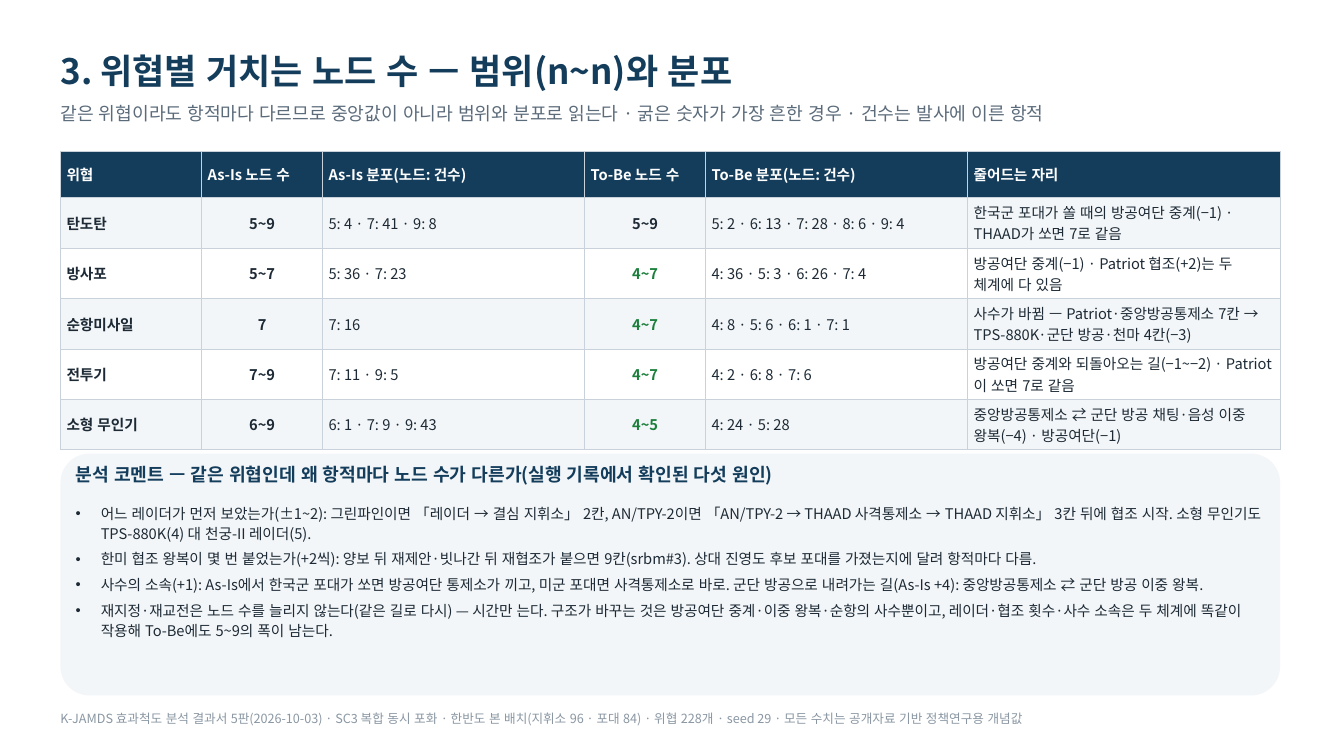
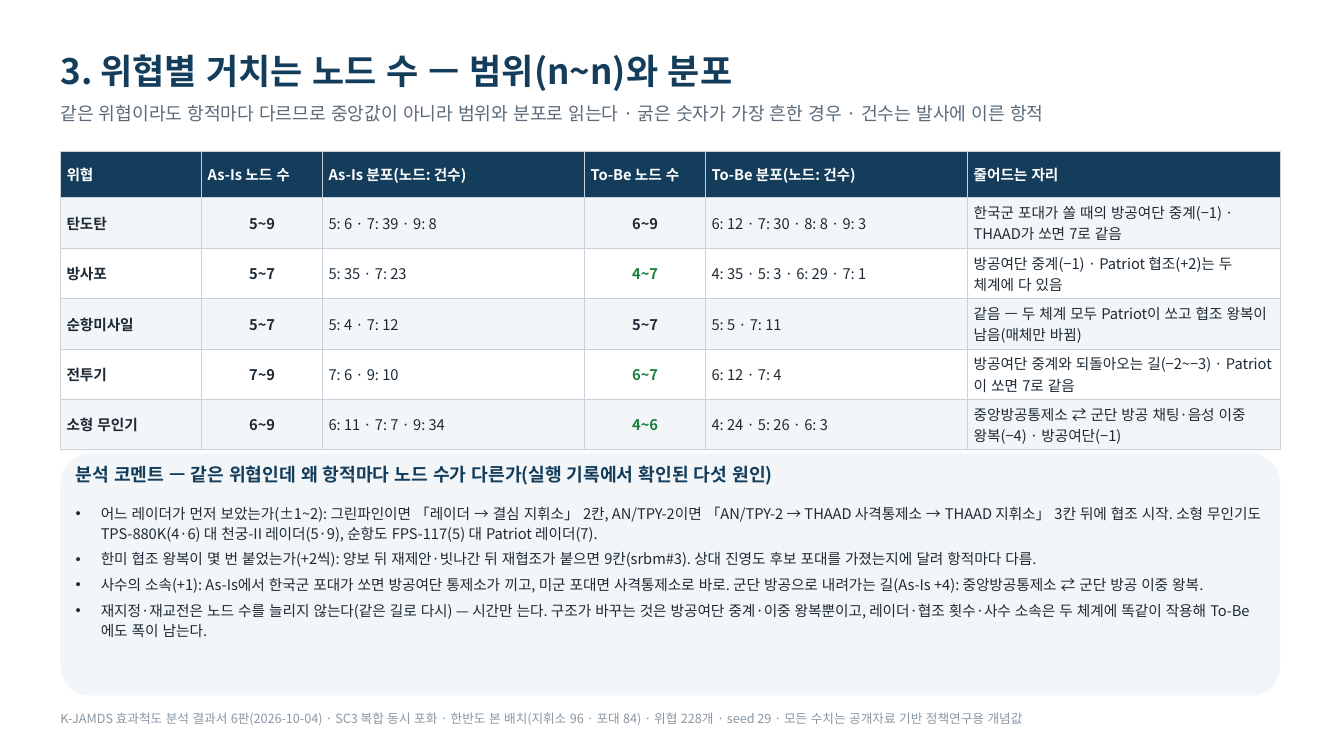
Before and after one commit to DaehyunY00/Air_Defense, a slide deck: slide 5 of K-JAMDS_효과척도_발표정리본.pptx. Drawn at 1344x756 pixels with LibreOffice and Linux fonts; fonts in the diff are those of the drawing. Boxes give left, top, right and bottom in pixels: in the first picture for what was removed or moved away, otherwise in the second. Text is boxed around its words. In the diff, an @@ line names an element or a change of style, - is before the commit and + after.

```diff
--- a/K-JAMDS_효과척도_발표정리본.pptx
+++ b/K-JAMDS_효과척도_발표정리본.pptx
@@ table at box(60, 151, 1280, 448) @@
-row 2: 탄도탄 | 5~9 | 5: 4 · 7: 41 · 9: 8 | 5~9 | 5: 2 · 6: 13 · 7: 28 · 8: 6 · 9: 4 | 한국군 포대가 쏠 때의 방공여단 중계(−1) · THAAD가 쏘면 7로 같음
+row 2: 탄도탄 | 5~9 | 5: 6 · 7: 39 · 9: 8 | 6~9 | 6: 12 · 7: 30 · 8: 8 · 9: 3 | 한국군 포대가 쏠 때의 방공여단 중계(−1) · THAAD가 쏘면 7로 같음
-row 3, column 3: 5: 36 · 7: 23
+row 3, column 3: 5: 35 · 7: 23
-row 3, column 5: 4: 36 · 5: 3 · 6: 26 · 7: 4
+row 3, column 5: 4: 35 · 5: 3 · 6: 29 · 7: 1
-row 4: 순항미사일 | 7 | 7: 16 | 4~7 | 4: 8 · 5: 6 · 6: 1 · 7: 1 | 사수가 바뀜 — Patriot·중앙방공통제소 7칸 → TPS-880K·군단 방공·천마 4칸(−3)
+row 4: 순항미사일 | 5~7 | 5: 4 · 7: 12 | 5~7 | 5: 5 · 7: 11 | 같음 — 두 체계 모두 Patriot이 쏘고 협조 왕복이 남음(매체만 바뀜)
-row 5: 전투기 | 7~9 | 7: 11 · 9: 5 | 4~7 | 4: 2 · 6: 8 · 7: 6 | 방공여단 중계와 되돌아오는 길(−1~−2) · Patriot이 쏘면 7로 같음
+row 5: 전투기 | 7~9 | 7: 6 · 9: 10 | 6~7 | 6: 12 · 7: 4 | 방공여단 중계와 되돌아오는 길(−2~−3) · Patriot이 쏘면 7로 같음
-row 6: 소형 무인기 | 6~9 | 6: 1 · 7: 9 · 9: 43 | 4~5 | 4: 24 · 5: 28 | 중앙방공통제소 ⇄ 군단 방공 채팅·음성 이중 왕복(−4) · 방공여단(−1)
+row 6: 소형 무인기 | 6~9 | 6: 11 · 7: 7 · 9: 34 | 4~6 | 4: 24 · 5: 26 · 6: 3 | 중앙방공통제소 ⇄ 군단 방공 채팅·음성 이중 왕복(−4) · 방공여단(−1)
@@ text at box(101, 506, 1261, 542): text changed @@
-• 어느 레이더가 먼저 보았는가(±1~2): 그린파인이면 「레이더 → 결심 지휘소」 2칸, AN/TPY-2이면 「AN/TPY-2 → THAAD 사격통제소 → THAAD 지휘소」 3칸 뒤에 협조 시작. 소형 무인기도 TPS-880K(4) 대 천궁-II 레이더(5).
+• 어느 레이더가 먼저 보았는가(±1~2): 그린파인이면 「레이더 → 결심 지휘소」 2칸, AN/TPY-2이면 「AN/TPY-2 → THAAD 사격통제소 → THAAD 지휘소」 3칸 뒤에 협조 시작. 소형 무인기도 TPS-880K(4·6) 대 천궁-II 레이더(5·9), 순항도 FPS-117(5) 대 Patriot 레이더(7).
@@ text at box(101, 603, 1249, 637): text changed @@
-• 재지정·재교전은 노드 수를 늘리지 않는다(같은 길로 다시) — 시간만 는다. 구조가 바꾸는 것은 방공여단 중계·이중 왕복·순항의 사수뿐이고, 레이더·협조 횟수·사수 소속은 두 체계에 똑같이 작용해 To-Be에도 5~9의 폭이 남는다.
+• 재지정·재교전은 노드 수를 늘리지 않는다(같은 길로 다시) — 시간만 는다. 구조가 바꾸는 것은 방공여단 중계·이중 왕복뿐이고, 레이더·협조 횟수·사수 소속은 두 체계에 똑같이 작용해 To-Be에도 폭이 남는다.
@@ text at box(60, 712, 1023, 725): text changed @@
-K-JAMDS 효과척도 분석 결과서 5판(2026-10-03) · SC3 복합 동시 포화 · 한반도 본 배치(지휘소 96 · 포대 84) · 위협 228개 · seed 29 · 모든 수치는 공개자료 기반 정책연구용 개념값
+K-JAMDS 효과척도 분석 결과서 6판(2026-10-04) · SC3 복합 동시 포화 · 한반도 본 배치(지휘소 96 · 포대 84) · 위협 228개 · seed 29 · 모든 수치는 공개자료 기반 정책연구용 개념값
```
Also in this commit, not shown: 10 other slides changed, 22 other files.
